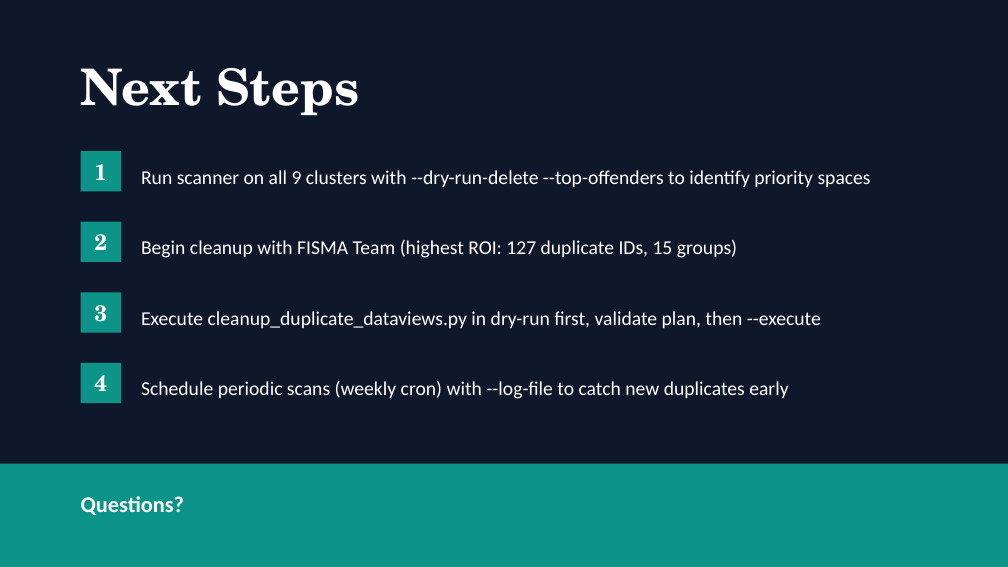
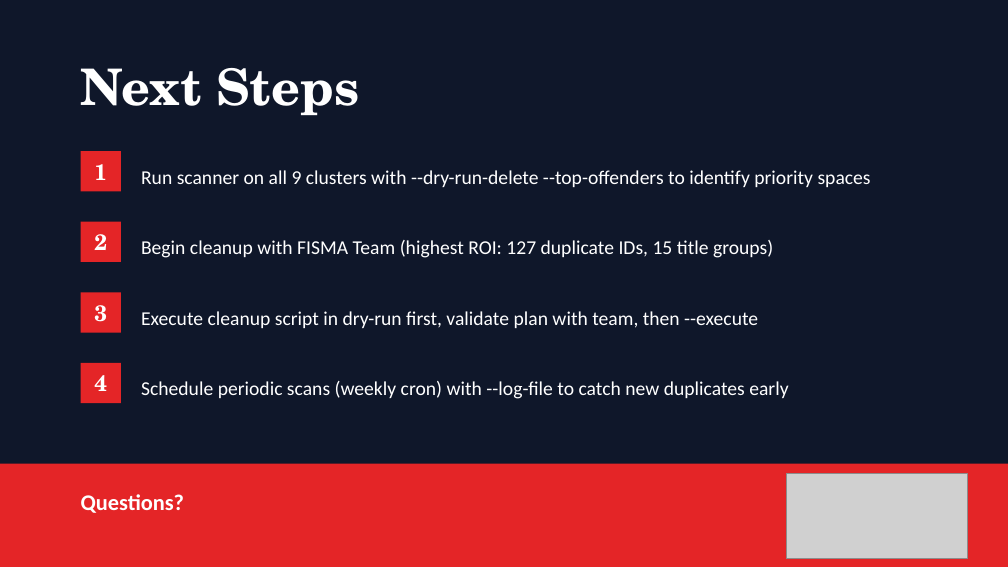
Before and after one commit to olajio/kibana-dataview-deduplicator, a slide deck: slide 11 of Duplicate_DataViews_Toolkit.pptx (slide 9 before the commit). Drawn at 1008x567 pixels with LibreOffice and Linux fonts; fonts in the diff are those of the drawing; grey boxes stand for pictures. Boxes give left, top, right and bottom in pixels: in the first picture for what was removed or moved away, otherwise in the second. Text is boxed around its words. In the diff, an @@ line names an element or a change of style, - is before the commit and + after.

```diff
--- a/Duplicate_DataViews_Toolkit.pptx
+++ b/Duplicate_DataViews_Toolkit.pptx
@@ text at bbox=[141, 240, 773, 258]: text changed @@
-Begin cleanup with FISMA Team (highest ROI: 127 duplicate IDs, 15 groups)
+Begin cleanup with FISMA Team (highest ROI: 127 duplicate IDs, 15 title groups)
@@ text at bbox=[141, 311, 758, 328]: text changed @@
-Execute cleanup_duplicate_dataviews.py in dry-run first, validate plan, then --execute
+Execute cleanup script in dry-run first, validate plan with team, then --execute
@@ fill #0D9488 to #E42527 in 5 elements at bbox=[0, 464, 1008, 566], bbox=[81, 151, 121, 192], bbox=[81, 222, 121, 262], bbox=[81, 292, 121, 333], bbox=[81, 363, 121, 403] @@
@@ picture added at bbox=[786, 474, 968, 558] @@
```
Also in this commit, not shown: 8 other slides changed, 2 slides added, 3 other files.
